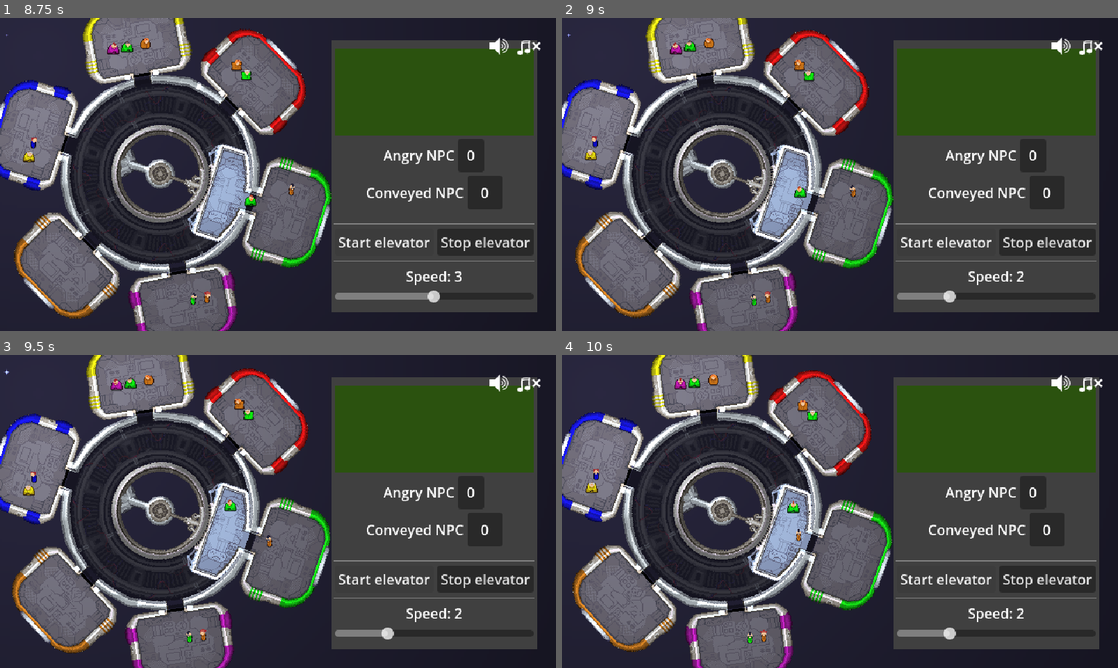
Above: before the commit, frames 1-4 (two rows, left to right).
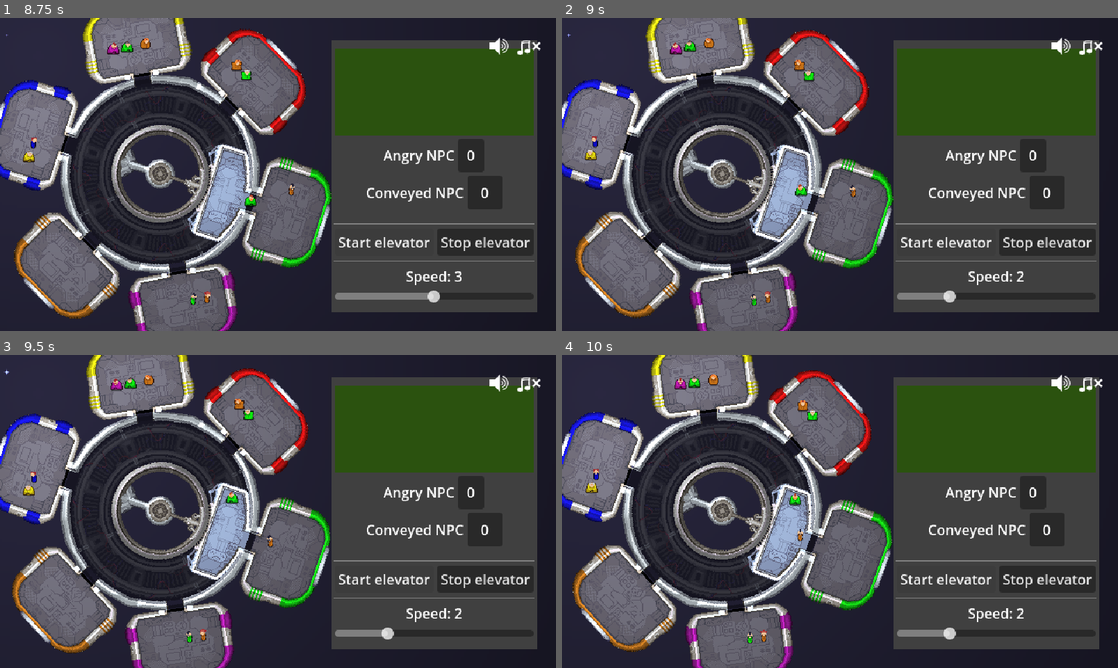
Above: after the commit, the same moments.

Repository: tehelka-gamedev/gmtk-2025
Game: Godot game, scene res://main.tscn
The game is run twice, just before and just after one commit, with the same random seed, the same clock (stepped at 60 frames per second) and the same inputs. The engine's default icon, where the game draws it, is replaced by a stand-in: a white triangle on a blue panel in a dark square. Sound files missing from this copy of the repository are replaced by a short silence.
Inputs:
- Up to frame 1 (8.75 s): click "Start elevator" at 0.5 s; click "Start elevator" at 1.25 s; hold Up (ui_up) 2.03-2.78 s; hold Left (decrease_elevator_speed) 2.03-2.78 s; hold Down (ui_down) 2.78-3.53 s; tap Space (elevator_toggle_movement) at 2.85, 5.1, 7.35 s; hold Right (increase_elevator_speed) 3.53-4.28 s; hold Up (ui_up) 3.53-5.03 s; tap Left (decrease_elevator_speed) at 4.35 s; hold Down (ui_down) 5.03-7.28 s; tap Right (increase_elevator_speed) at 5.85 s; hold Left (decrease_elevator_speed) 6.53-7.28 s; hold Up (ui_up) from 7.28 s (still down); hold Right (increase_elevator_speed) from 8.03 s (still down)
- Up to frame 2 (9 s): keep holding Up (ui_up); release Right (increase_elevator_speed) at 8.78 s; tap Left (decrease_elevator_speed) at 8.85 s
- Up to frame 3 (9.5 s): keep holding Up (ui_up)
- Up to frame 4 (10 s): release Up (ui_up) at 9.53 s; hold Down (ui_down) from 9.53 s (still down); tap Space (elevator_toggle_movement) at 9.6 s

Frame 1 is identical in both runs. In frame 2, less than 0.1% of the frame differs, in the area x 41-45%, y 53-58%; in frame 3, 0.1%; in frame 4, 0.2%, in the area x 40-44%, y 44-60%.

Commit message:
6 places in elevator

Diff:
--- a/godot/objects/elevator.tscn
+++ b/godot/objects/elevator.tscn
@@ -43,19 +43,27 @@
 metadata/_edit_lock_ = true
 
 [node name="ElevatorSlot1" type="Marker2D" parent="Pivot/InnerPivot/SlotManager"]
-position = Vector2(-3, -31)
+position = Vector2(-4, -40)
 script = ExtResource("4_h6q4t")
 
 [node name="ElevatorSlot2" type="Marker2D" parent="Pivot/InnerPivot/SlotManager"]
-position = Vector2(-3, -9)
+position = Vector2(-4, -24)
 script = ExtResource("4_h6q4t")
 
 [node name="ElevatorSlot3" type="Marker2D" parent="Pivot/InnerPivot/SlotManager"]
-position = Vector2(-3, 10)
+position = Vector2(-4, -8)
 script = ExtResource("4_h6q4t")
 
 [node name="ElevatorSlot4" type="Marker2D" parent="Pivot/InnerPivot/SlotManager"]
-position = Vector2(-3, 30)
+position = Vector2(-4, 8)
+script = ExtResource("4_h6q4t")
+
+[node name="ElevatorSlot5" type="Marker2D" parent="Pivot/InnerPivot/SlotManager"]
+position = Vector2(-4, 24)
+script = ExtResource("4_h6q4t")
+
+[node name="ElevatorSlot6" type="Marker2D" parent="Pivot/InnerPivot/SlotManager"]
+position = Vector2(-4, 40)
 script = ExtResource("4_h6q4t")
 
 [node name="EntrancePosition" type="Marker2D" parent="Pivot/InnerPivot"]
